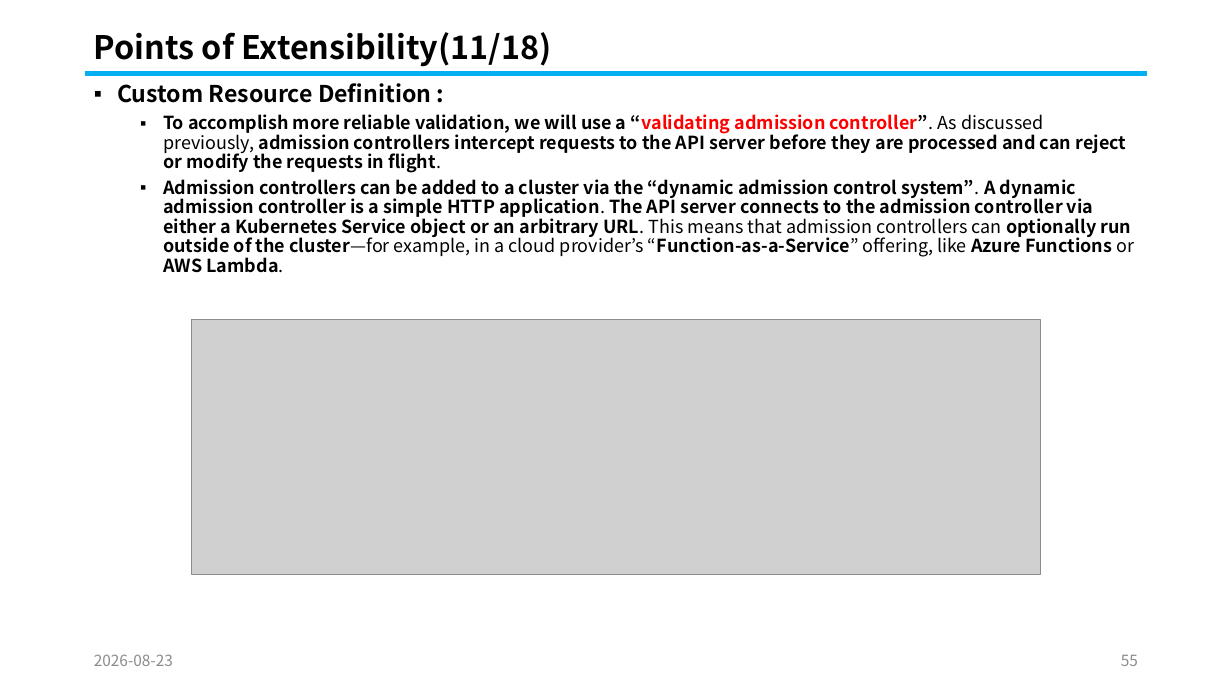
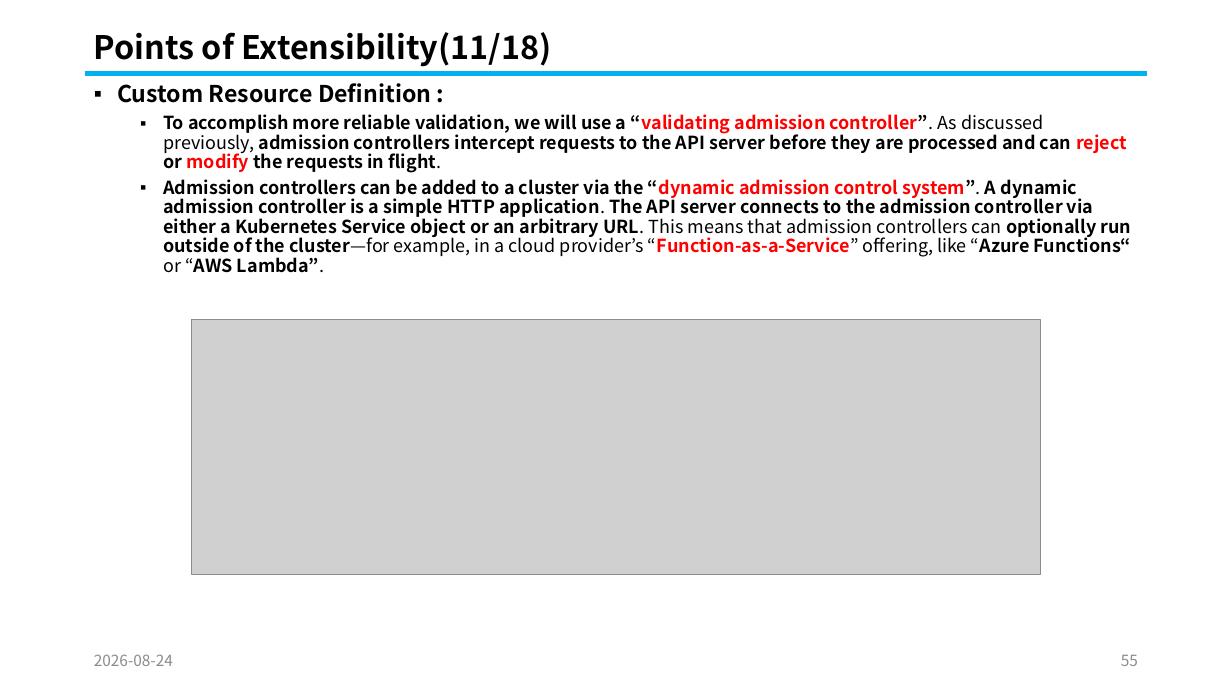
Before and after one commit to knix008/TestSimulator, a slide deck: slide 55 of Kubernetes/Kubernetes Part 05-2026.08.25.pptx. Drawn at 1232x693 pixels with LibreOffice and Linux fonts; fonts in the diff are those of the drawing; grey boxes stand for pictures. Boxes give left, top, right and bottom in pixels: in the first picture for what was removed or moved away, otherwise in the second. Text is boxed around its words. In the diff, an @@ line names an element or a change of style, - is before the commit and + after.

```diff
--- a/Kubernetes/Kubernetes Part 05-2026.08.25.pptx
+++ b/Kubernetes/Kubernetes Part 05-2026.08.25.pptx
@@ text at box(163, 114, 1127, 173): text colour #000000 to #FF0000 in "reject modify" @@
@@ text at box(163, 179, 1132, 273): text changed @@
-  ▪ Admission controllers can be added to a cluster via the “dynamic admission control system”. A dynamic admission controller is a simple HTTP application. The API server connects to the admission controller via either a Kubernetes Service object or an arbitrary URL. This means that admission controllers can optionally run outside of the cluster—for example, in a cloud provider’s “Function-as-a-Service” offering, like Azure Functions or AWS Lambda.
+  ▪ Admission controllers can be added to a cluster via the “dynamic admission control system”. A dynamic admission controller is a simple HTTP application. The API server connects to the admission controller via either a Kubernetes Service object or an arbitrary URL. This means that admission controllers can optionally run outside of the cluster—for example, in a cloud provider’s “Function-as-a-Service” offering, like “Azure Functions“ or “AWS Lambda”.
@@ text at box(94, 654, 173, 666): text changed @@
-2026-08-23
+2026-08-24
```
Also in this commit, not shown: 101 other slides changed, 17 other files.
